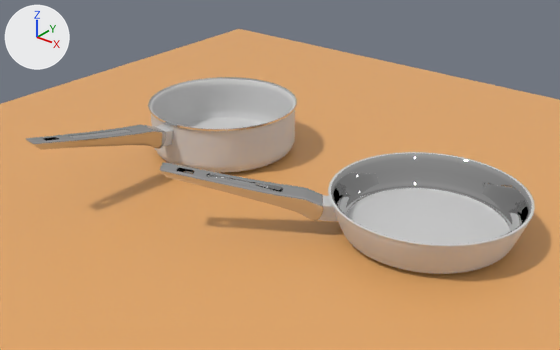
The Blender file examples/coco_annotations/pans.blend: old version first, new version second.
The view is the same before and after, from a 50 mm lens placed at (7.83, -10.5, 6.84), pointed at (0.07, -0.8, 0.83). Every picture has the same lights, and +X, +Y and +Z are marked at upper left.
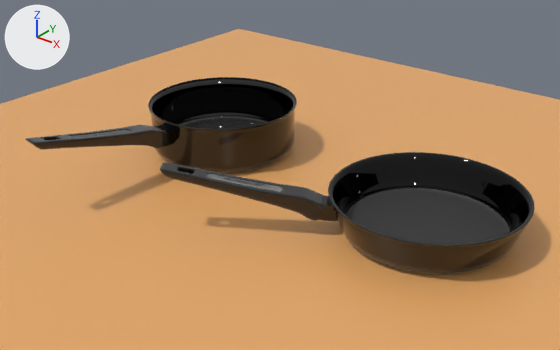
Commit message: Add coco_annotations 3 samples specular pans

What differs and where, as boxes (x1, y1, x2, y2) in the pictures (560 x 350 px):
'Cylinder.005', recoloured, surface changed
    both: (160, 152, 535, 274)
'Cylinder.003', recoloured, surface changed
    both: (25, 77, 297, 173)

Edits to the bpy script that builds the scene:
```text
Change mat_linear:
    mat_linear.base_color: (0.64, 0.64, 0.64) -> (0.0578, 0.0578, 0.0578)  # light grey #d1d1d1 -> black #444444
    mat_linear.roughness: 0.673 -> 0.0
    mat_linear.metallic: 0.0 -> 1.0
Change mat_radial:
    mat_radial.base_color: (0.64, 0.64, 0.64) -> (0.0835, 0.0835, 0.0835)  # light grey #d1d1d1 -> dark grey #525252
    mat_radial.metallic: 0.0 -> 1.0
Change mat_radial_black:
    mat_radial_black.base_color: (0.64, 0.64, 0.64) -> (0.0352, 0.0352, 0.0352)  # light grey #d1d1d1 -> black #353535
Change mat_linear_black:
    mat_linear_black.base_color: (0.64, 0.64, 0.64) -> (0.0311, 0.0311, 0.0311)  # light grey #d1d1d1 -> black #313131
Change mat_handle:
    mat_handle.base_color: (0.64, 0.64, 0.64) -> (0.0445, 0.0445, 0.0445)  # light grey #d1d1d1 -> black #3c3c3c
Change mat_metal:
    mat_metal.base_color: (0.8, 0.8, 0.8) -> (0.0374, 0.0374, 0.0374)  # white #e7e7e7 -> black #363636
    add mat_metal.coat_weight = 0.25
    add mat_metal.sheen_weight = 0.2
```
